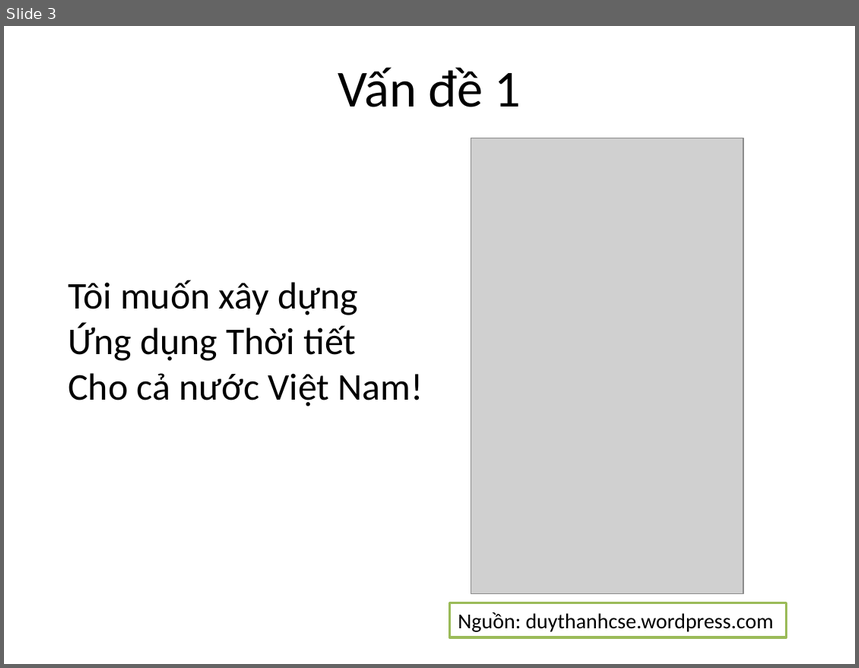
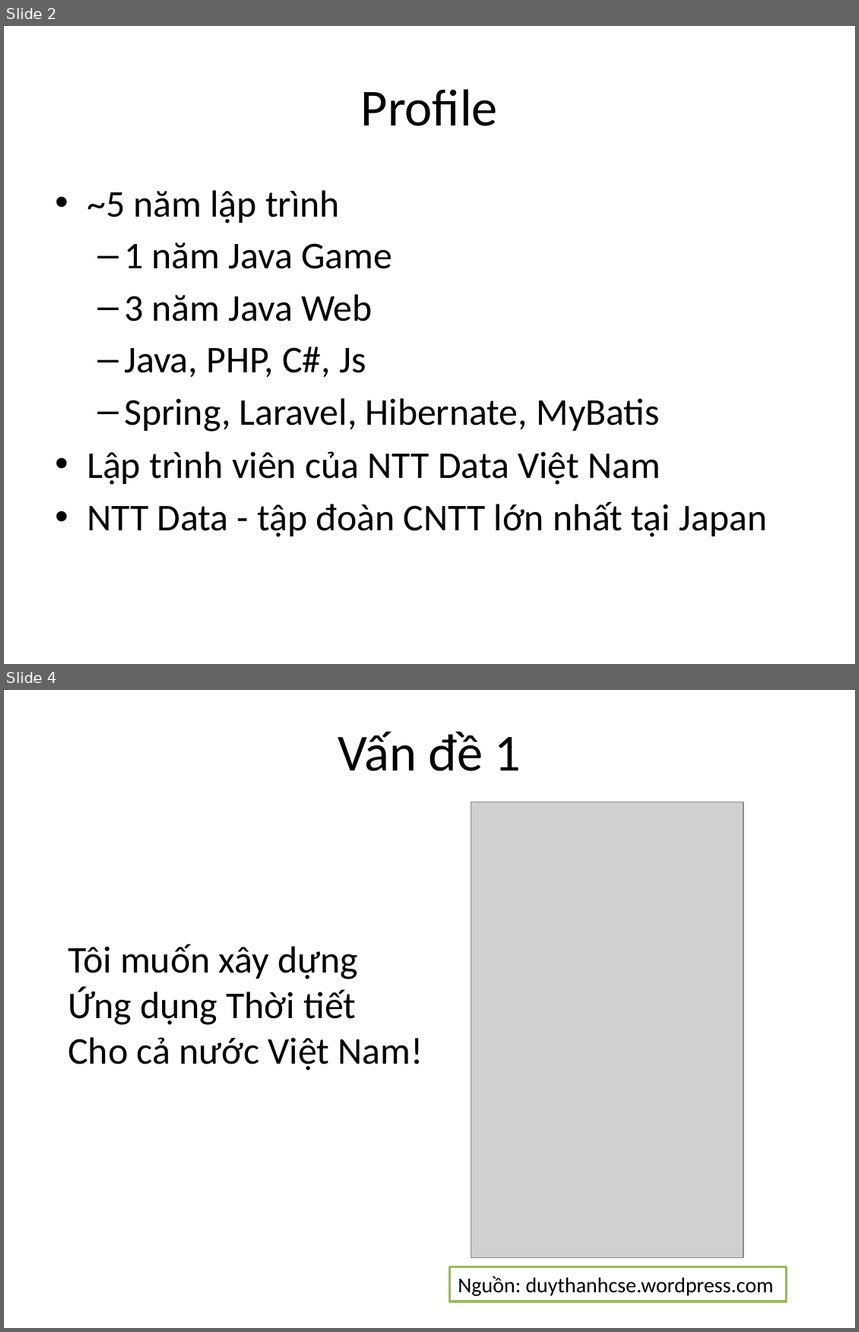
Before and after one commit to phithanh97cs/T3H, a slide deck: Other/Free/Làm web thật đơn giản với Web Service và Spring.pptx. Shown one above the other, each under a label of ours: slide 3 before the commit, slides 2 and 4 after it; the slides between them are not shown. The pictures are 859x668 and 859x1332 pixels, drawn with LibreOffice and Linux fonts; fonts in the diff are those of the drawing; grey boxes stand for pictures. Boxes give left, top, right and bottom in pixels: in the first picture for what was removed or moved away, otherwise in the second. Text is boxed around its words. In the diff, an @@ line names an element or a change of style, - is before the commit and + after.

```diff
--- a/Other/Free/Làm web thật đơn giản với Web Service và Spring.pptx
+++ b/Other/Free/Làm web thật đơn giản với Web Service và Spring.pptx
@@ slide 2 added at bbox=[4, 26, 855, 664], background #FFFFFF @@
@@ title added at bbox=[361, 89, 498, 126], 44 pt, text #000000 @@
+Profile
@@ text added at bbox=[87, 190, 767, 537], 32 pt, text #000000 @@
+• ~5 năm lập trình
+  – 1 năm Java Game
+  – 3 năm Java Web
+  – Java, PHP, C#, Js
+  – Spring, Laravel, Hibernate, MyBatis
+• Lập trình viên của NTT Data Việt Nam
+• NTT Data - tập đoàn CNTT lớn nhất tại Japan
@@ what was slide 3 is now slide 4 @@
```
Also in this commit, not shown: 7 slides changed, 13 other slides added, 3 slides removed, 2 other files.
